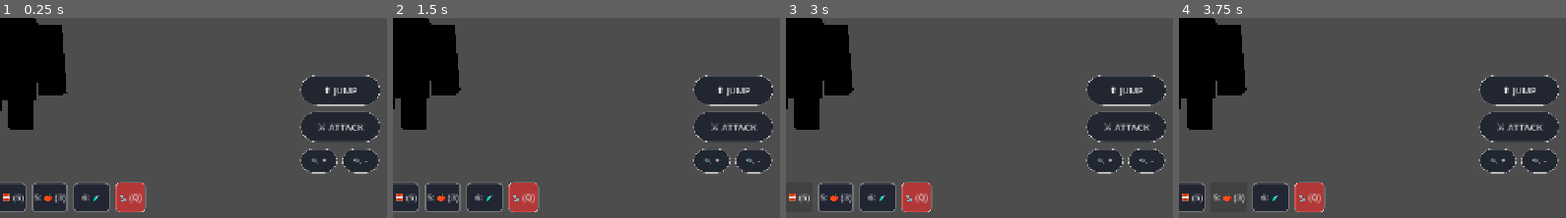
Above: before the commit, frames 1-4 (left to right).
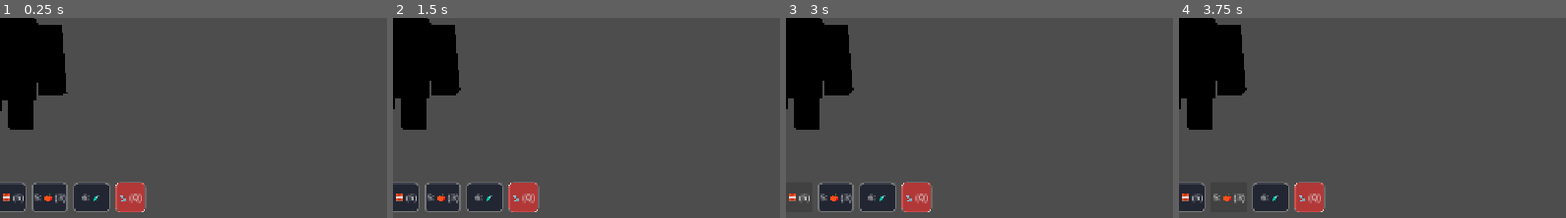
Above: after the commit, the same moments.

Repository: Catapult4733/Luani-Client
Game: Godot game, scene res://scenes/player/player_avatar.tscn
Two runs of this game, one before a commit and one after it. Both use one fixed random seed, a clock stepped at 60 frames per second and the inputs below. This scene is started directly instead of the project's main scene.
Inputs:
- Up to frame 1 (0.25 s): no input
- Up to frame 2 (1.5 s): click "1: ⚔️" at 0.5 s; click "2: 🪓" at 1.25 s
- Up to frame 3 (3 s): click "3: ⛏️" at 2 s; click "4: 🧱 (5)" at 2.75 s
- Up to frame 4 (3.75 s): click "5: 🍎 (3)" at 3.5 s
The pictures show only the part of the screen within x 50-100%, y 50-100%; the shares and areas given below are measured in that part.

The runs differ from the first frame. In frame 1, 7.2% of the frame differs, in the area x 77-99%, y 28-78%; in frame 2, 7.2%; in frame 3, 7.2%; in frame 4, 7.2%.

Commit message:
v0.2.1: Purge Android Java WebView overlay, hide touch joystick on PC, verify via GUI emulator screenshot

Diff:
--- a/client_and_studio/scenes/ui/touch_controls_overlay.gd
+++ b/client_and_studio/scenes/ui/touch_controls_overlay.gd
@@ -25,9 +25,16 @@
 func _ready() -> void:
 	if DisplayServer.get_name() == "headless" or OS.has_feature("dedicated_server"):
 		hide()
+		set_process_unhandled_input(false)
 		return
 
-	# Show touch controls on mobile or desktop touch simulation
+	# Hide virtual touch controls on PC / Linux desktop when touchscreen is not available
+	if not OS.has_feature("mobile") and not DisplayServer.is_touchscreen_available():
+		hide()
+		set_process_unhandled_input(false)
+		return
+
+	# Show touch controls on mobile or touch-enabled devices
 	show()
 
 	# Start with joystick hidden until touched
--- a/client_and_studio/scripts/game_manager.gd
+++ b/client_and_studio/scripts/game_manager.gd
@@ -149,18 +149,10 @@
 	connect_to_server(ip, port, auth)
 
 func show_web_portal() -> void:
-	if OS.get_name() == "Android":
-		var godot_app = JavaClassWrapper.wrap("com.godot.game.GodotApp")
-		if godot_app:
-			godot_app.showWebPortalStatic()
-			print("[Luani GameManager] Triggered native Java showWebPortalStatic overlay.")
+	pass
 
 func hide_web_portal() -> void:
-	if OS.get_name() == "Android":
-		var godot_app = JavaClassWrapper.wrap("com.godot.game.GodotApp")
-		if godot_app:
-			godot_app.hideWebPortalStatic()
-			print("[Luani GameManager] Triggered native Java hideWebPortalStatic overlay.")
+	pass
 
 func check_pending_uri() -> void:
 	if OS.has_feature("android"):
Not shown, changed: client_and_studio/android/build/src/main/res/mipmap-hdpi/ic_launcher.png.import
Not shown, changed: client_and_studio/android/build/src/main/res/mipmap-hdpi/icon.png.import
Not shown, changed: client_and_studio/android/build/src/main/res/mipmap-mdpi/ic_launcher.png.import
Not shown, changed: client_and_studio/android/build/src/main/res/mipmap-mdpi/icon.png.import
Not shown, changed: client_and_studio/android/build/src/main/res/mipmap-xhdpi/ic_launcher.png.import
Not shown, changed: client_and_studio/android/build/src/main/res/mipmap-xhdpi/icon.png.import
Not shown, changed: client_and_studio/android/build/src/main/res/mipmap-xxhdpi/ic_launcher.png.import
Not shown, changed: client_and_studio/android/build/src/main/res/mipmap-xxhdpi/icon.png.import
Not shown, changed: client_and_studio/android/build/src/main/res/mipmap-xxxhdpi/ic_launcher.png.import
Not shown, changed: client_and_studio/android/build/src/main/res/mipmap-xxxhdpi/icon.png.import
Not shown, changed: client_and_studio/android/build/src/main/res/mipmap/ic_launcher.png.import
Not shown, changed: client_and_studio/android/build/src/main/res/mipmap/icon.png.import
(and 3 more such lines)
